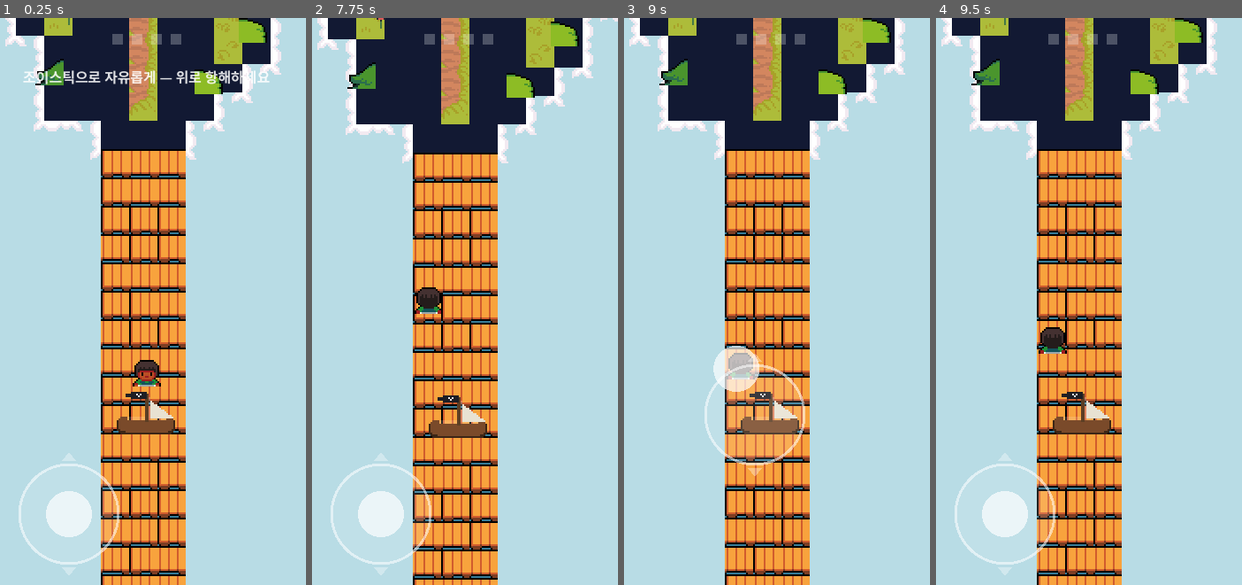
Above: before the commit, frames 1-4 (left to right).
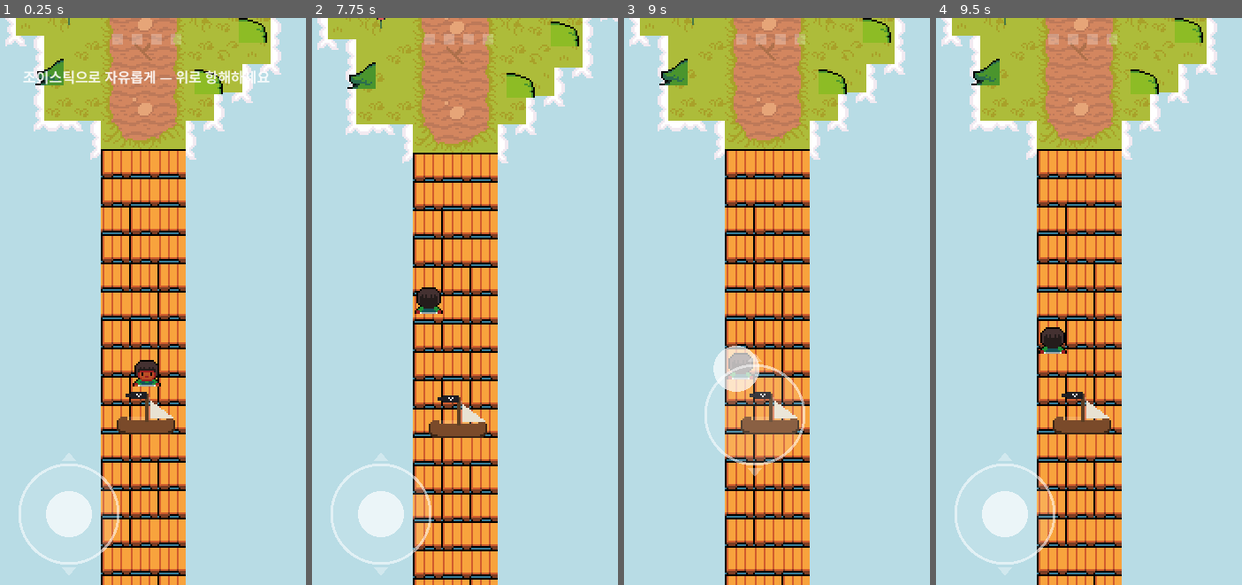
Above: after the commit, the same moments.

Repository: jungrok5/one-scroll-bible-game
Game: Godot game, scene res://scenes/Main.tscn
Same seed, same stepped clock (60 frames per second), same inputs: the game is played once before the commit and once after it.
Inputs (mouse positions are in pixels of both pictures, inside the frame that each line leads up to):
- Up to frame 1 (0.25 s): no input
- Up to frame 2 (7.75 s): tap Enter at 0.5, 2.75, 5 s; drag from (388, 482) to (489, 176) at 0.52 s; drag from (394, 329) to (443, 414) at 1.27 s; tap Space at 2, 4.25, 6.5 s; move the mouse to (489, 176) at 2.02 s; hold Right (move_right) 2.03-2.75 s; drag from (443, 414) to (364, 216) at 2.77 s; move the mouse to (553, 386) at 3.52 s; hold Left (move_left) 3.53-4.25 s; drag from (364, 216) to (409, 159) at 4.27 s; move the mouse to (474, 301) at 5.02 s; hold Down (move_down) 5.03-5.75 s; click (474, 301) at 5.17 s; drag from (409, 159) to (394, 329) at 5.77 s; move the mouse to (529, 273) at 6.52 s; hold Up (move_up) 6.53-7.25 s; drag from (394, 329) to (443, 414) at 7.27 s
- Up to frame 3 (9 s): move the mouse to (801, 176) at 8.02 s; hold Down (move_down) 8.03-8.75 s; drag from (755, 414) to (676, 216) at 8.77 s
- Up to frame 4 (9.5 s): no input

The runs differ from the first frame. In frame 1, 12% of the frame differs, in the area x 5-89%, y 0-100%; in frame 2, 13%; in frame 3, 12%; in frame 4, 12%.

Commit message:
섬에 생기던 짙은 남색 구멍(잔디 오토타일 빈칸) 수정
원인: 잔디↔흙 2지형 오토타일에서 NA 잔디 타일이 전부 '순수'(가장자리
전이 없음)라, 흙과 맞닿은 잔디 칸이 매칭 타일을 못 찾아 ~30%가 빈칸→
배경 남색이 노출됐다(예수님 섬만 단순채움이라 멀쩡했던 게 단서).
해결: 잔디는 단순채움 베이스 레이어로, 흙길은 잔디 위 '단일지형' 오토타일로
(물 방식과 동일). 빈칸=잔디 베이스 노출이라 구멍이 안 생김.

Co-Authored-By: Claude Opus 4.8 (1M context) <noreply@anthropic.com>
Claude-Session: https://claude.ai/code/session_018qg4g1KPTpgSZsyxWsZciT

Diff:
--- a/scripts/Main.gd
+++ b/scripts/Main.gd
@@ -177,6 +177,8 @@
 	[8,10,1,1,0,0,0,1,0,1,0], [8,11,1,1,0,1,0,1,0,1,0], [9,7,1,1,1,1,0,1,1,1,0], [9,8,1,1,0,1,1,1,0,1,1],
 	[9,9,1,1,1,1,0,1,0,1,0], [9,10,1,1,0,1,0,1,0,1,1], [10,9,1,1,0,1,1,1,0,1,0], [10,10,1,1,0,1,0,1,1,1,0],
 ]
+# 순수 잔디 타일(베이스 채움용) — GRASS_DIRT 중 terrain0(잔디) 칸.
+const GRASS_PURE := [Vector2i(2, 11), Vector2i(2, 12), Vector2i(3, 11), Vector2i(3, 12), Vector2i(4, 12), Vector2i(0, 12), Vector2i(1, 12)]
 const _NB8 := [
 	TileSet.CELL_NEIGHBOR_RIGHT_SIDE, TileSet.CELL_NEIGHBOR_BOTTOM_RIGHT_CORNER,
 	TileSet.CELL_NEIGHBOR_BOTTOM_SIDE, TileSet.CELL_NEIGHBOR_BOTTOM_LEFT_CORNER,
@@ -197,12 +199,15 @@
 # 바다는 Godot 지형 오토타일(set_cells_terrain_connect)로 — 해안 거품/안쪽모서리 자동 선택.
 # 공식 NA 물 타일셋(tileset_water.png)에서 픽셀로 peering bit 자동 추출.
 func _build_tilemap() -> void:
-	# 1) 땅 레이어 — 잔디(0)↔흙(1) 지형 오토타일(source 0=floor) + 돌 단순채움(source 1=condensed).
+	# 1) 땅 베이스 레이어 — 잔디(단순 채움) + 돌(예수님). 단순 채움이라 구멍 없음.
 	var gts := TileSet.new()
 	gts.tile_size = Vector2i(16, 16)
 	var gsrc := TileSetAtlasSource.new()
 	gsrc.texture = load("res://assets/sprites/tileset_water.png")
 	gsrc.texture_region_size = Vector2i(16, 16)
+	for c in GRASS_PURE:
+		if not gsrc.has_tile(c):
+			gsrc.create_tile(c)
 	gts.add_source(gsrc, 0)
 	var ssrc := TileSetAtlasSource.new()
 	ssrc.texture = load("res://assets/sprites/tileset.png")
@@ -211,27 +216,35 @@
 		if not ssrc.has_tile(c):
 			ssrc.create_tile(c)
 	gts.add_source(ssrc, 1)
-	gts.add_terrain_set()
-	var gset := 0
-	gts.set_terrain_set_mode(gset, TileSet.TERRAIN_MODE_MATCH_CORNERS_AND_SIDES)
-	gts.add_terrain(gset)
-	gts.set_terrain_name(gset, 0, "grass")
-	gts.set_terrain_color(gset, 0, Color(0.45, 0.75, 0.2))
-	gts.add_terrain(gset)
-	gts.set_terrain_name(gset, 1, "dirt")
-	gts.set_terrain_color(gset, 1, Color(0.6, 0.4, 0.25))
-	for t in GRASS_DIRT:
-		var ac := Vector2i(t[0], t[1])
-		gsrc.create_tile(ac)
-		var gd := gsrc.get_tile_data(ac, 0)
-		gd.terrain_set = gset
-		gd.terrain = t[2]
-		for i in 8:
-			var v: int = t[3 + i]
-			if v >= 0:
-				gd.set_terrain_peering_bit(_NB8[i], v)
 	var ground := _new_layer(-3)
 	ground.tile_set = gts
+
+	# 1b) 흙길 레이어 — 단일지형 '흙'을 잔디 베이스 위에. 흙 타일 가장자리가 잔디색이라
+	#     베이스 잔디와 자연스럽게 섞임(빈칸=잔디 노출 → 구멍 안 생김).
+	var dts := TileSet.new()
+	dts.tile_size = Vector2i(16, 16)
+	var dsrc := TileSetAtlasSource.new()
+	dsrc.texture = load("res://assets/sprites/tileset_water.png")
+	dsrc.texture_region_size = Vector2i(16, 16)
+	dts.add_source(dsrc, 0)
+	dts.add_terrain_set()
+	dts.set_terrain_set_mode(0, TileSet.TERRAIN_MODE_MATCH_CORNERS_AND_SIDES)
+	dts.add_terrain(0)
+	dts.set_terrain_name(0, 0, "dirt")
+	dts.set_terrain_color(0, 0, Color(0.6, 0.4, 0.25))
+	for t in GRASS_DIRT:
+		if t[2] != 1:
+			continue  # 흙(터레인1)이 중앙인 타일만 — 가장자리 잔디는 '빈칸'으로 처리.
+		var ac := Vector2i(t[0], t[1])
+		dsrc.create_tile(ac)
+		var dd := dsrc.get_tile_data(ac, 0)
+		dd.terrain_set = 0
+		dd.terrain = 0
+		for i in 8:
+			if t[3 + i] == 1:
+				dd.set_terrain_peering_bit(_NB8[i], 0)
+	var path := _new_layer(-3)
+	path.tile_set = dts
 
 	# 2) 물 레이어 (지형 오토타일) — 거품 해안.
 	var wtex: Texture2D = load("res://assets/sprites/tileset_water.png")
@@ -293,7 +306,6 @@
 	var cols := int(ceil(VW / CELL)) + 1
 	var rows := int(ceil(world_height / CELL)) + 1
 	var sea_cells: Array[Vector2i] = []
-	var grass_cells: Array[Vector2i] = []
 	var dirt_cells: Array[Vector2i] = []
 	for cy in range(-1, rows + 1):
 		for cx in range(-1, cols + 1):
@@ -304,21 +316,20 @@
 			var cell := Vector2i(cx, cy)
 			var in_view: bool = cx >= 0 and cx < cols and cy >= 0 and cy < rows
 			var is_land: bool = info["interior"] or info["beach"]
-			# 땅: 예수님 섬=돌(단순), 그 외 섬=잔디(길은 흙) 오토타일.
+			# 땅: 예수님 섬=돌(단순), 그 외 섬=잔디 베이스(길 칸은 흙길 레이어로 덮음).
 			if is_land:
 				if info["stone"]:
 					ground.set_cell(cell, 1, STONE[randi() % STONE.size()])
-				elif on_path:
-					dirt_cells.append(cell)
 				else:
-					grass_cells.append(cell)
+					ground.set_cell(cell, 0, GRASS_PURE[randi() % GRASS_PURE.size()])
+					if on_path:
+						dirt_cells.append(cell)
 			# 바다 + 부두
 			else:
 				sea_cells.append(cell)
 				if on_path and in_view:
 					pier.set_cell(cell, 0, WOOD[randi() % WOOD.size()])
-	ground.set_cells_terrain_connect(grass_cells, gset, 0)
-	ground.set_cells_terrain_connect(dirt_cells, gset, 1)
+	path.set_cells_terrain_connect(dirt_cells, 0, 0, false)
 	water.set_cells_terrain_connect(sea_cells, tset, 0, false)
 
 
Binary file changed: docs/screenshots/00_voyage.png
Binary file changed: docs/screenshots/01_start.png
Binary file changed: docs/screenshots/02_voyage.png
Binary file changed: docs/screenshots/03_voyage.png
Binary file changed: docs/screenshots/04_voyage.png
Binary file changed: docs/screenshots/05_voyage.png
Binary file changed: docs/screenshots/06_voyage.png
Binary file changed: docs/screenshots/07_voyage.png
Binary file changed: docs/screenshots/08_voyage.png
Binary file changed: docs/screenshots/09_voyage.png
Binary file changed: docs/screenshots/10_voyage.png
Binary file changed: docs/screenshots/11_voyage.png
(and 23 more such lines)
